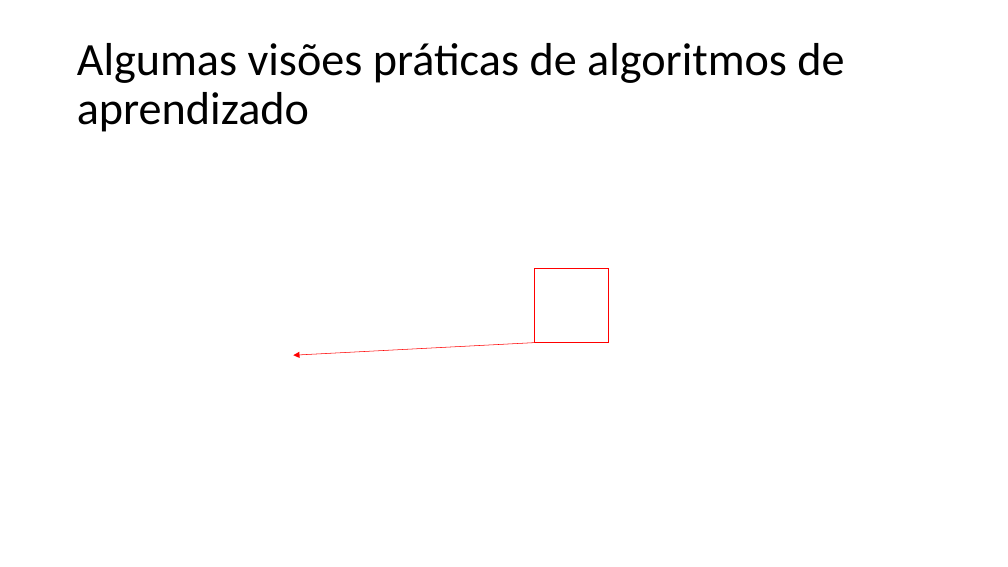
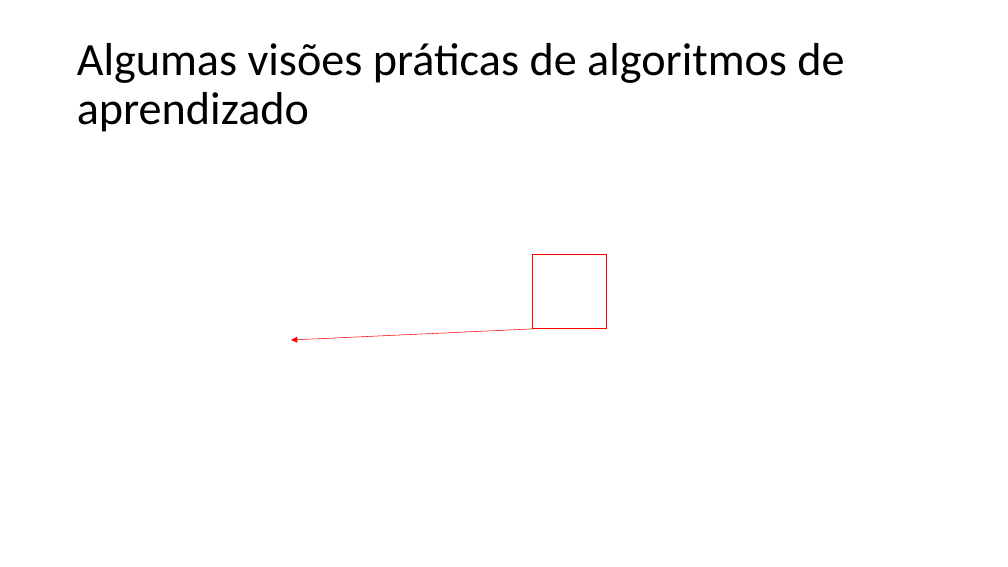
Before and after one commit to zz4fap/t320_aprendizado_de_maquina, a slide deck: slide 5 of slides/T320_Redes_Neurais_Artificiais (Parte IV).pptx. Drawn at 1008x567 pixels with LibreOffice and Linux fonts; fonts in the diff are those of the drawing; grey boxes stand for pictures. Boxes give left, top, right and bottom in pixels: in the first picture for what was removed or moved away, otherwise in the second. Text is boxed around its words. In the diff, an @@ line names an element or a change of style, - is before the commit and + after.

```diff
--- a/slides/T320_Redes_Neurais_Artificiais (Parte IV).pptx
+++ b/slides/T320_Redes_Neurais_Artificiais (Parte IV).pptx
@@ rectangle: place and size @@
-rectangle at box(535, 268, 609, 343)
+rectangle at box(533, 255, 607, 329)
@@ arrow moved from (535, 343) - (293, 355) to (535, 329) - (291, 340) @@
```
Also in this commit, not shown: 10 other slides changed, 2 other files.
